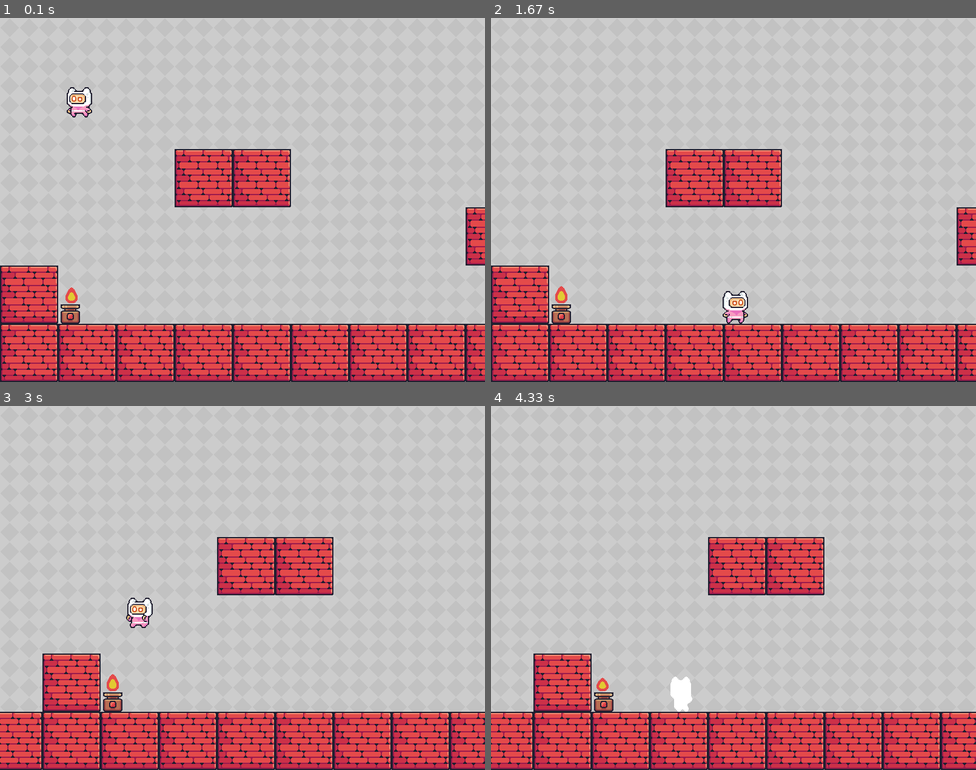
Above: before the commit, frames 1-4 (two rows, left to right).
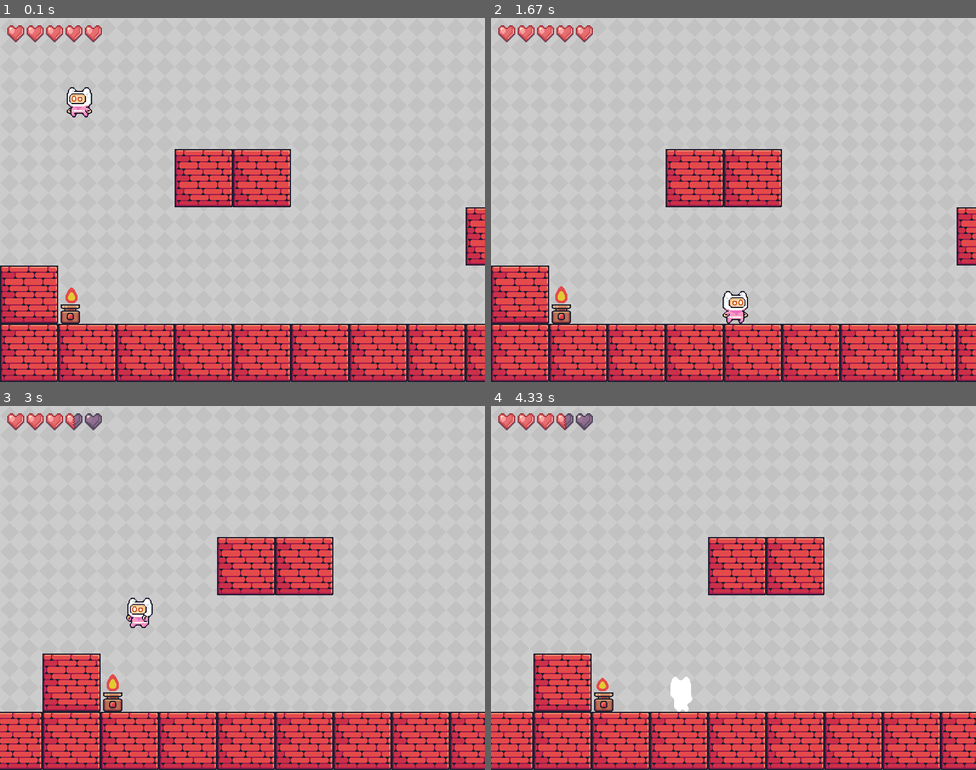
Above: after the commit, the same moments.

Repository: jamuerta/pygames-project
Game: pygame game, started from game.py
Same seed, same stepped clock (60 frames per second), same inputs: the game is played once before the commit and once after it.
Inputs:
- Up to frame 1 (0.1 s): no input
- Up to frame 2 (1.67 s): hold Right 0.33-0.8 s; hold Up 0.83-1.13 s; hold Right 1.17-1.63 s
- Up to frame 3 (3 s): hold Left 1.67-2.2 s; hold Left 2.23-2.63 s; hold Up from 2.67 s (still down)
- Up to frame 4 (4.33 s): release Up at 3.03 s; hold Right 3.07-3.7 s; hold Left 3.73-4.2 s; hold Right from 4.23 s (still down)

The runs differ from the first frame. In frame 1, 0.6% of the frame differs, in the area x 1-21%, y 2-7%; in frame 2, 0.6%; in frame 3, 0.6%; in frame 4, 0.6%.

Commit message:
barra de vida, lógica para recibir daño, muerte del jugador

Diff:
--- a/classes.py
+++ b/classes.py
@@ -19,6 +19,8 @@
         self.jump_count = 0
         self.hit = False
         self.hit_count = 0
+        self.health = 100
+        self.dead = False
         if self.sprites is None:
             self.sprites = load_spritesheets("sprites", 32, 32, True )
 
@@ -33,8 +35,16 @@
         self.rect.x += dx
         self.rect.y += dy
 
-    def daño(self):
+    def daño(self, amount):
         self.hit = True
+        self.health -= amount
+        if self.health <= 0:
+            self.health = 0
+        if self.health == 0:
+            self.muerte()
+
+    def muerte(self):
+        self.dead = True
 
     def izquierda(self, vel):
         self.x_vel = -vel
--- a/funciones.py
+++ b/funciones.py
@@ -57,3 +57,27 @@
     surface.blit(imagen, (0,0), pygame.Rect(x_pos, y_pos, size, size))
 
     return pygame.transform.scale2x(surface)
+
+def health_bar(ventana, health, max_health, x, y):
+    heart_full = pygame.image.load('assets/health bar/full.png')
+    heart_half = pygame.image.load('assets/health bar/half.png')
+    heart_empty = pygame.image.load('assets/health bar/empty.png')
+
+    full_hearts = health // 20
+    half_hearts = (health % 20) // 10
+    empty_hearts = (max_health // 20) - full_hearts - half_hearts
+
+
+    for i in range(full_hearts):
+        ventana.blit(heart_full, (x + i * heart_full.get_width(), y))
+
+    for i in range(half_hearts):
+        ventana.blit(heart_half, (x + (full_hearts + i) * heart_full.get_width(), y))
+
+    for i in range(empty_hearts):
+        ventana.blit(heart_empty, (x + (full_hearts + half_hearts + i) * heart_full.get_width(), y))
+
+def game_over(ventana, message, x, y):
+    font = pygame.font.SysFont('Comic Sans MS', 20)
+    text = font.render(message, True, (0,0,0))
+    ventana.blit(text, (x, y))
--- a/game.py
+++ b/game.py
@@ -1,7 +1,7 @@
 import pygame
 from os.path import join
 from classes import *
-from funciones import background
+from funciones import background, health_bar, game_over
 
 pygame.init()
 
@@ -63,7 +63,7 @@
     to_check = [colision_izq, colision_der, *vertical_collide]
     for obj in to_check:
         if obj and obj.name == "fire":
-            player.daño()
+            player.daño(5)
 
 def main(ventana):
     clock = pygame.time.Clock()
@@ -72,6 +72,7 @@
     block_size = 96
 
     jugador = Player(100, 100, 50, 50)
+    jugador.max_health = 100
     fire = Fuego(100, HEIGHT - block_size - 64, 16, 32)
     fire.on()
     floor = [Bloque(i * block_size, HEIGHT - block_size, block_size, 272,64)
@@ -99,14 +100,26 @@
                 if event.key == pygame.K_UP and jugador.jump_count < 2:
                     jugador.saltar()
 
-        jugador.loop(60)
-        fire.loop()
-        mover(jugador, objetos)
-        draw(ventana, fondo, fondo_im, jugador, objetos, offset_x)
+                if event.key == pygame.K_r and jugador.dead:
+                    main(ventana)
 
-        if ((jugador.rect.right - offset_x >= WIDTH - scroll_areaw) and jugador.x_vel > 0) or (
+                if event.key == pygame.K_q and jugador.dead:
+                    run = False
+
+        if not jugador.dead:
+            jugador.loop(60)
+            fire.loop()
+            mover(jugador, objetos)
+            draw(ventana, fondo, fondo_im, jugador, objetos, offset_x)
+
+            if ((jugador.rect.right - offset_x >= WIDTH - scroll_areaw) and jugador.x_vel > 0) or (
                 (jugador.rect.left - offset_x <= scroll_areaw) and jugador.x_vel < 0):
-            offset_x += jugador.x_vel
+                offset_x += jugador.x_vel
+
+            health_bar(ventana, jugador.health, jugador.max_health, 10, 10)  # Ajustar la posición según sea necesario
+        else:
+            game_over(ventana, "Game Over - Press R to Restart or Q to Quit", WIDTH // 2 - 250, HEIGHT // 2 - 50)
+        pygame.display.flip()
 
     pygame.quit()
     quit()
Binary file added: assets/health bar/empty.png
Binary file added: assets/health bar/full.png
Binary file added: assets/health bar/half.png
